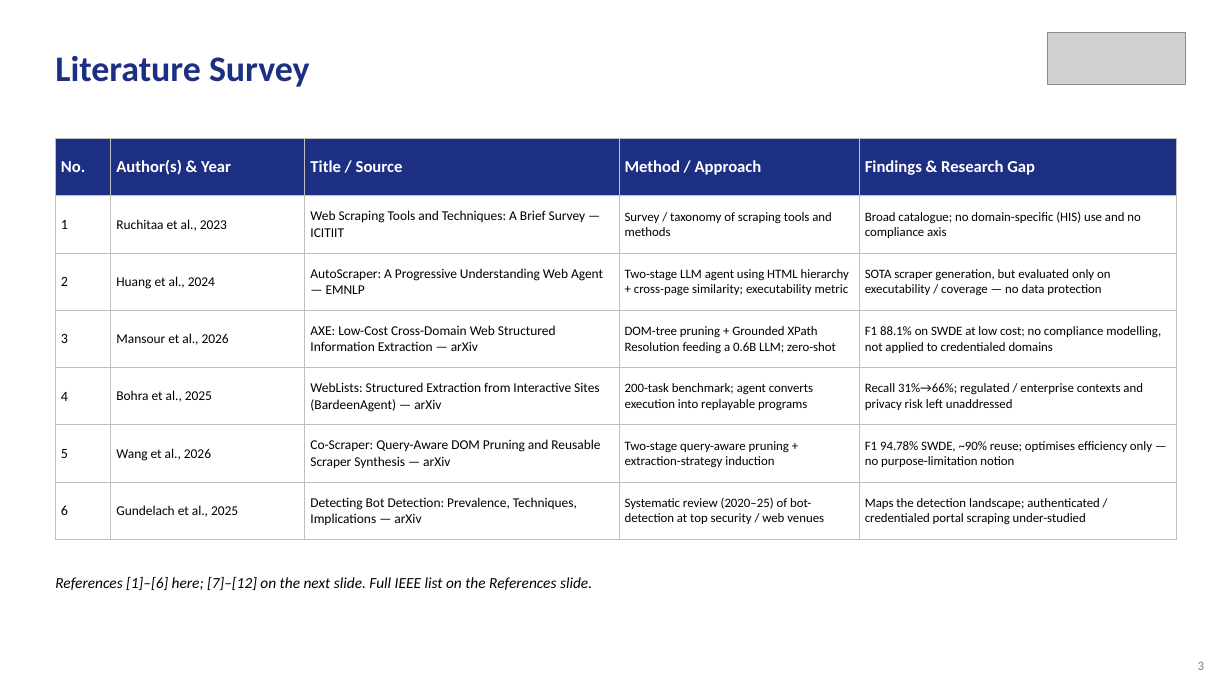
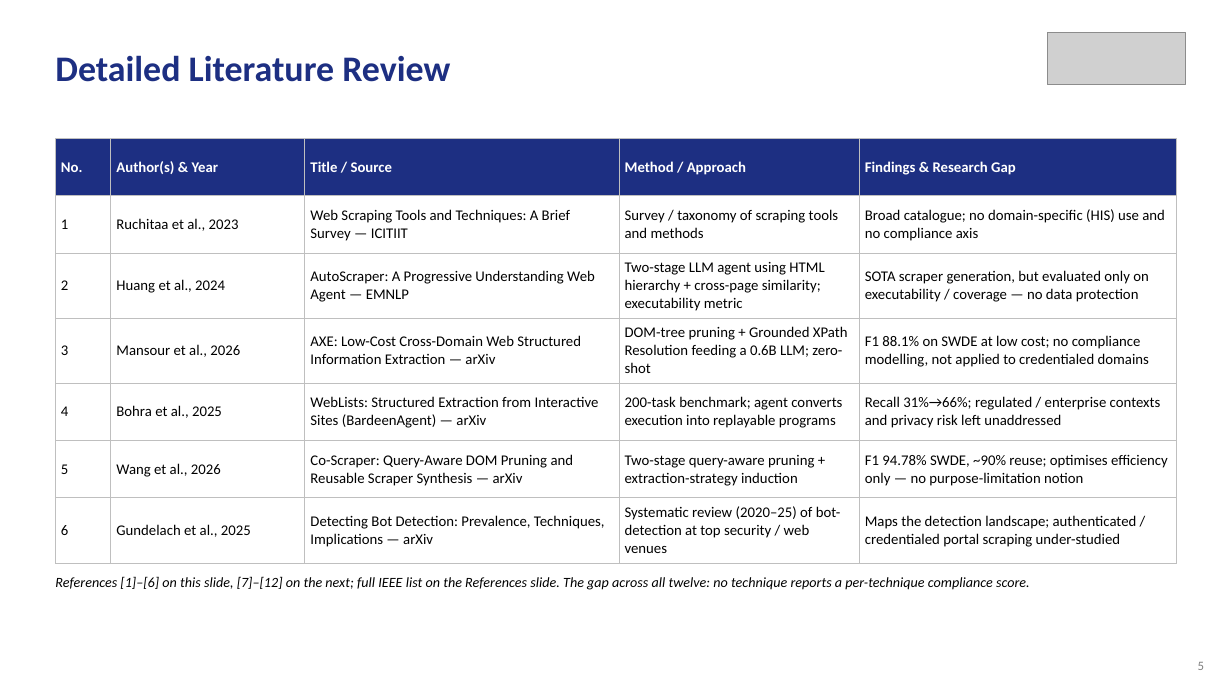
Before and after one commit to aysk1209/his-scraping-dpdp-project, a slide deck: slide 5 of Review-II.pptx (slide 3 before the commit). Drawn at 1232x693 pixels with LibreOffice and Linux fonts; fonts in the diff are those of the drawing; grey boxes stand for pictures. Boxes give left, top, right and bottom in pixels: in the first picture for what was removed or moved away, otherwise in the second. Text is boxed around its words. In the diff, an @@ line names an element or a change of style, - is before the commit and + after.

```diff
--- a/Review-II.pptx
+++ b/Review-II.pptx
@@ text at <box>55,55,450,82</box>: text changed @@
-Literature Survey
+Detailed Literature Review
@@ table at <box>55,139,1177,557</box> @@
@@ size 13 to 11.5 pt in "No.", "Author(s) & Year", "Title / Source", "Method / Approach" and 1 more places @@
@@ size 11 to 11.5 pt in "1", "2", "3", "4" and 2 more places @@
@@ size 10.5 to 11.5 pt in "Ruchitaa et al., 2023", "Web Scraping Tools and Techniques: A Brief ...", "Huang et al., 2024", "AutoScraper: A Progressive Understanding Web Agent — ..." and 8 more places @@
@@ size 10 to 11.5 pt in "Survey / taxonomy of scraping tools and ...", "Broad catalogue; no domain-specific (HIS) use and ...", "Two-stage LLM agent using HTML hierarchy + ...", "SOTA scraper generation, but evaluated only on ..." and 8 more places @@
@@ text at <box>55,576,1030,590</box>: text changed; size 12 to 11 pt @@
-References [1]–[6] here; [7]–[12] on the next slide. Full IEEE list on the References slide.
+References [1]–[6] on this slide, [7]–[12] on the next; full IEEE list on the References slide. The gap across all twelve: no technique reports a per-technique compliance score.
```
Also in this commit, not shown: 8 other slides changed, 5 slides added, 4 slides removed, 4 other files.
